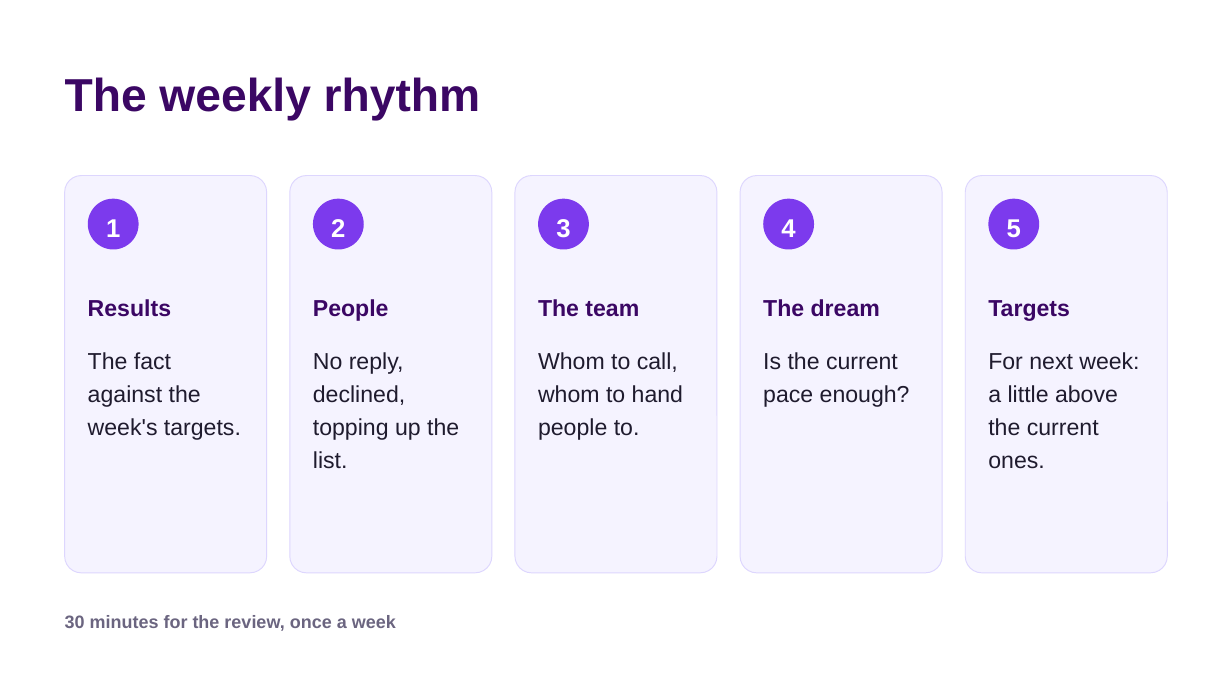
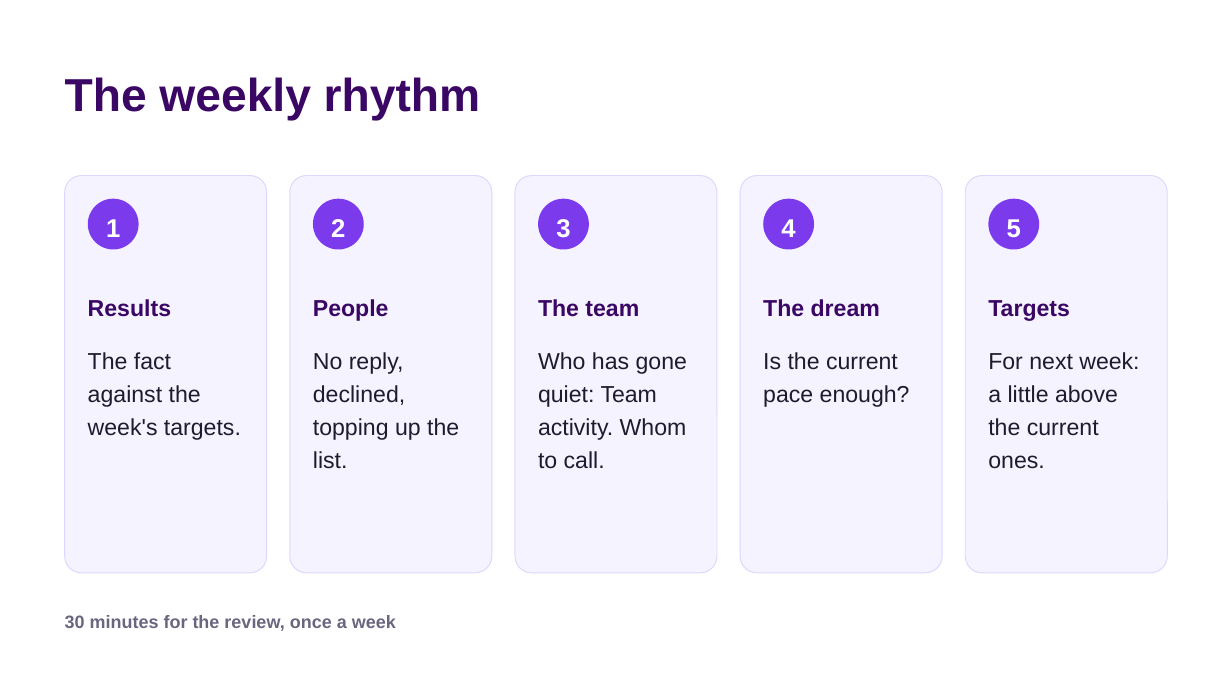
Before and after one commit to andreiyasinski89/Eagle-Control, a slide deck: slide 17 of public/guide/MeetOwl-presentation-en.pptx (slide 14 before the commit). Drawn at 1232x693 pixels with LibreOffice and Linux fonts; fonts in the diff are those of the drawing. Boxes give left, top, right and bottom in pixels: in the first picture for what was removed or moved away, otherwise in the second. Text is boxed around its words. In the diff, an @@ line names an element or a change of style, - is before the commit and + after.

```diff
--- a/public/guide/MeetOwl-presentation-en.pptx
+++ b/public/guide/MeetOwl-presentation-en.pptx
@@ text at (538, 352, 687, 469): text changed @@
-Whom to call, whom to hand people to.
+Who has gone quiet: Team activity. Whom to call.
```
Also in this commit, not shown: 5 other slides changed, 4 slides added, 14 other files.
